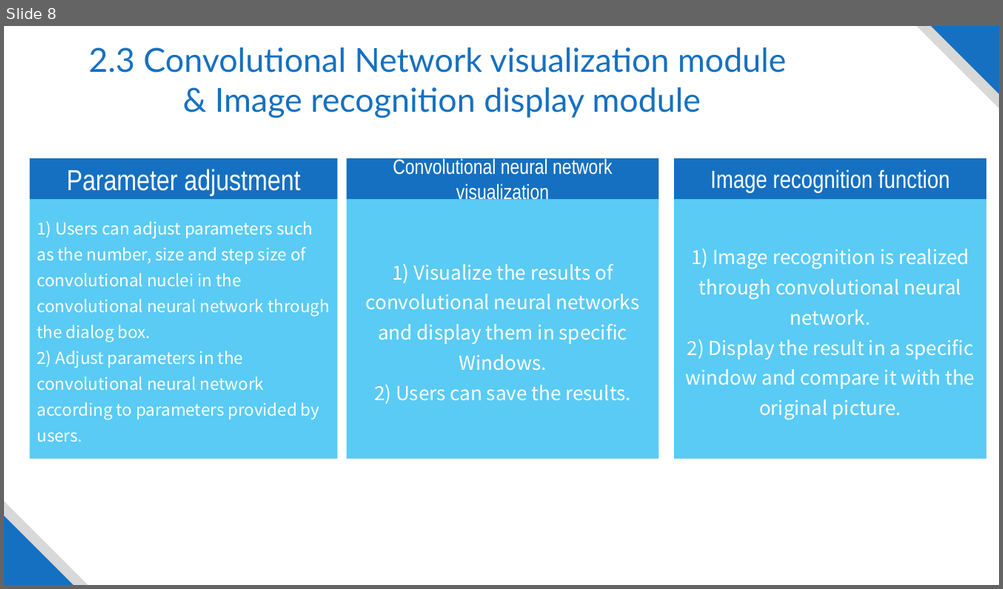
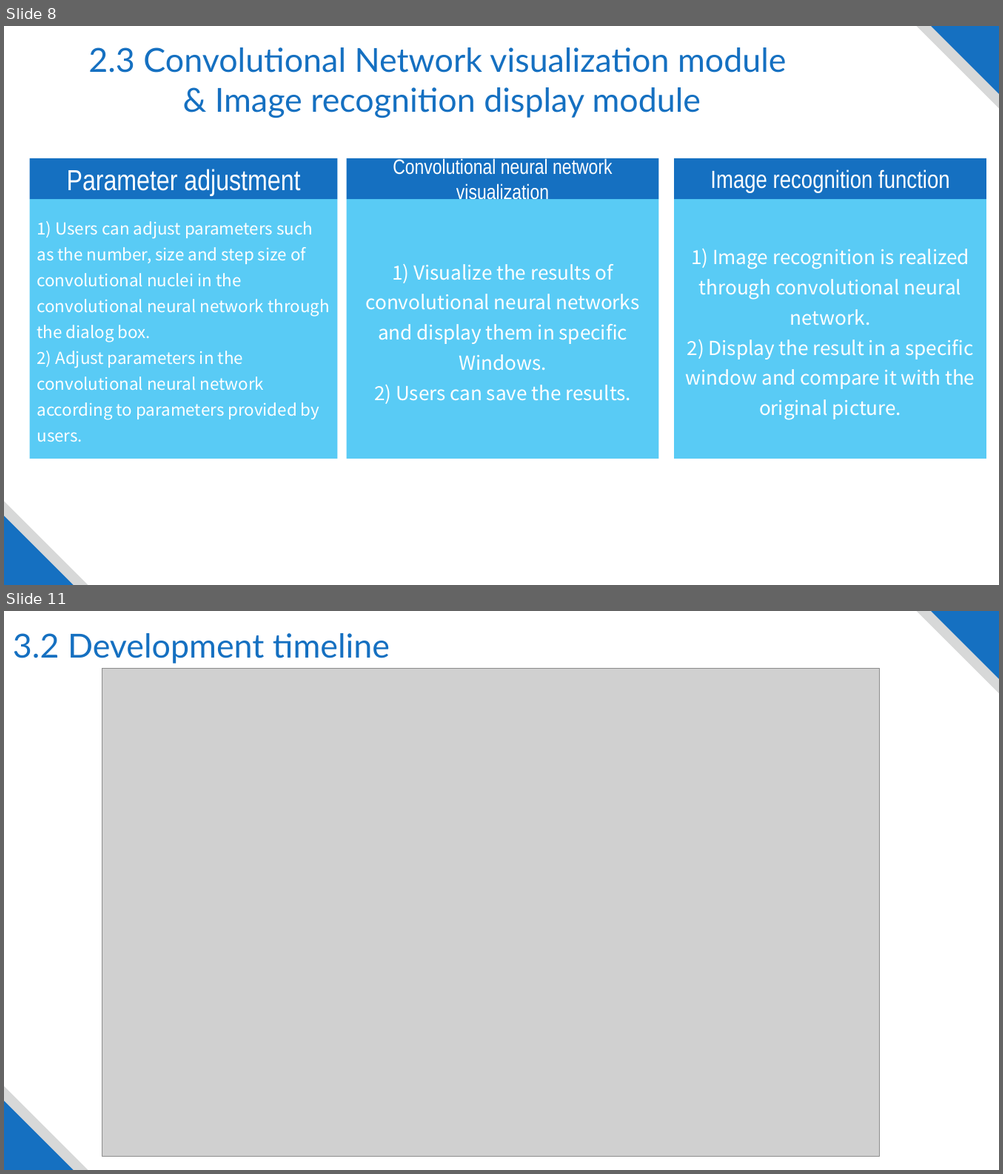
Before and after one commit to GongZikang/image_processing_demo, a slide deck: Image processing visualization system.pptx. Shown one above the other, each under a label of ours: slide 8 before the commit, slides 8 and 11 after it; the slides between them are not shown. The pictures are 1003x589 and 1003x1174 pixels, drawn with LibreOffice and Linux fonts; fonts in the diff are those of the drawing; grey boxes stand for pictures; background and template pictures are left out. Boxes give left, top, right and bottom in pixels: in the first picture for what was removed or moved away, otherwise in the second. Text is boxed around its words. In the diff, an @@ line names an element or a change of style, - is before the commit and + after.

```diff
--- a/Image processing visualization system.pptx
+++ b/Image processing visualization system.pptx
@@ slide 11 added at (x1=4, y1=611, x2=999, y2=1170), background picture (left out) @@
@@ right triangle added at (x1=916, y1=611, x2=999, y2=693), fill #D7D8D8 @@
@@ right triangle added at (x1=930, y1=611, x2=999, y2=679), fill #1570C1 @@
@@ text added at (x1=13, y1=633, x2=390, y2=664), 32 pt, text #1570C1 @@
+3.2 Development timeline
@@ picture added at (x1=102, y1=669, x2=880, y2=1156) @@
@@ right triangle added at (x1=4, y1=1087, x2=88, y2=1170), fill #D7D8D8 @@
@@ right triangle added at (x1=4, y1=1101, x2=74, y2=1170), fill #1570C1 @@
```
Also in this commit, not shown: 2 slides changed, 1 other slide added, 1 other file.
